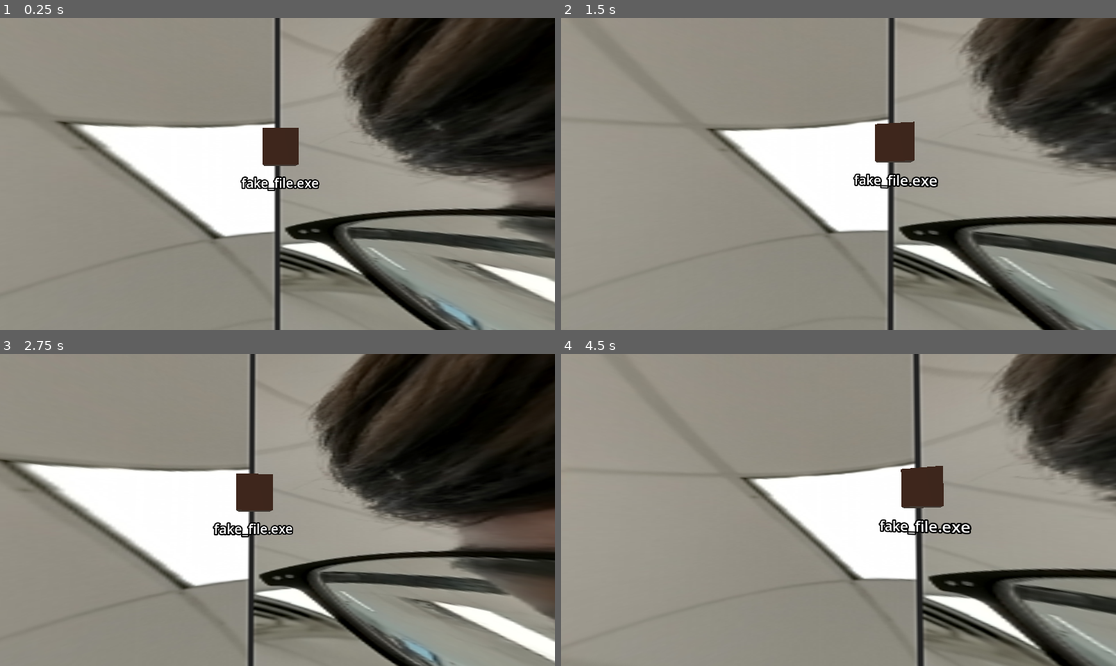
Above: before the commit, frames 1-4 (two rows, left to right).
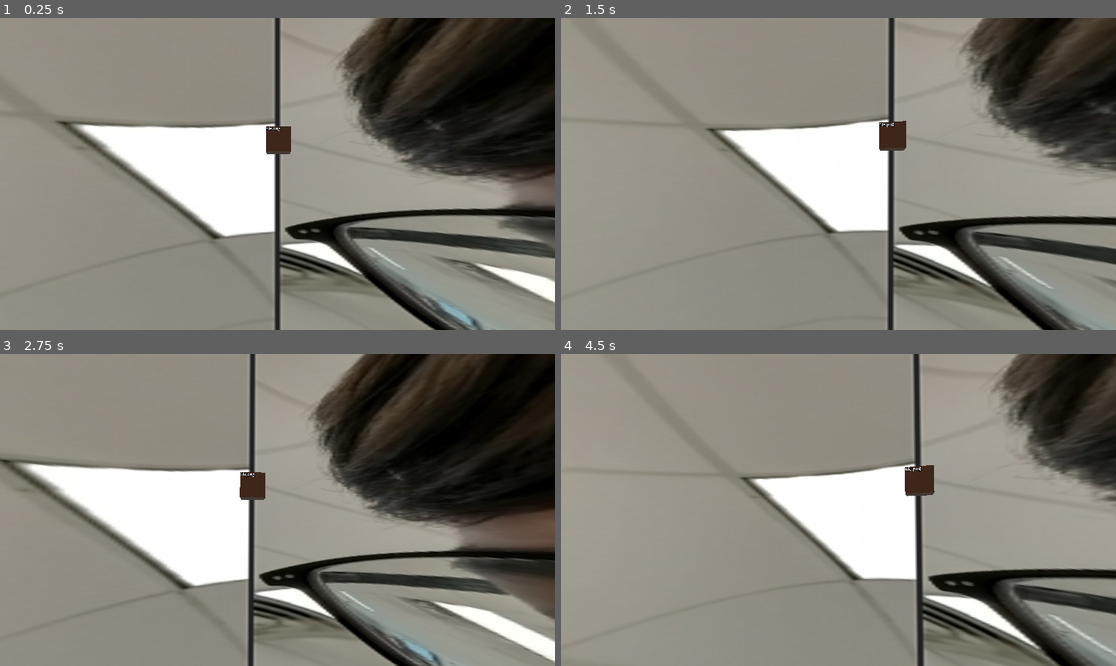
Above: after the commit, the same moments.

Repository: KobiWare/Feiler-File-Manager-2.0
Game: Godot game, scene res://scenes/main.tscn
Two runs of this game, one before a commit and one after it. Both use one fixed random seed, a clock stepped at 60 frames per second and the inputs below. Before the commit the project starts from res://assets/main.tscn.
Inputs (mouse positions are in pixels of both pictures, inside the frame that each line leads up to):
- Up to frame 1 (0.25 s): no input
- Up to frame 2 (1.5 s): tap Enter (ui_accept) at 0.5, 0.77, 1.25 s; move the mouse to (866, 174) at 0.52 s; hold Up (ui_up) from 0.53 s (still down); tap Q at 0.6 s; move the mouse to (810, 174) at 1.27 s; tap E at 1.35 s
- Up to frame 3 (2.75 s): keep holding Up (ui_up); tap Enter (ui_accept) at 1.52, 2 s; move the mouse to (288, 503) at 2.02 s; tap Shift at 2.1 s
- Up to frame 4 (4.5 s): keep holding Up (ui_up); tap Enter (ui_accept) at 2.75, 3.02, 3.5, 3.77, 4.25 s; move the mouse to (832, 516) at 2.77 s; tap Alt at 2.85 s; move the mouse to (877, 513) at 3.52 s; tap Q at 3.6 s; move the mouse to (794, 506) at 4.27 s; tap E at 4.35 s

The runs differ from the first frame. In frame 1, 0.8% of the frame differs, in the area x 43-58%, y 34-56%; in frame 2, 1.0%; in frame 3, 0.9%; in frame 4, 1.1%, in the area x 57-74%, y 35-59%.

Commit message:
I don't even know anymore

Diff:
--- a/project.godot
+++ b/project.godot
@@ -11,7 +11,7 @@
 [application]
 
 config/name="Feiler"
-run/main_scene="res://assets/main.tscn"
+run/main_scene="res://scenes/main.tscn"
 config/features=PackedStringArray("4.0", "Forward Plus")
 boot_splash/image="res://assets/Annotation 2023-03-30 094236.png"
 config/icon="res://icon.svg"
--- a/assets/main.tscn
+++ b/scenes/main.tscn
@@ -43,9 +43,14 @@
 shape = SubResource("BoxShape3D_b4xj5")
 
 [node name="Label3D" type="Label3D" parent="File"]
-transform = Transform3D(-1, 0, -8.74228e-08, 0, 1, 0, 8.74228e-08, 0, -1, -1.20007e-06, 0.971506, 11)
+transform = Transform3D(-0.401, 0, -6.05493e-08, 0, 0.401, 0, 6.05493e-08, 0, -0.401, 0.493277, 2.527, 10.499)
 pixel_size = 0.0121
-text = "Folder Name"
+text = "File Name
+"
+horizontal_alignment = 0
+vertical_alignment = 0
+autowrap_mode = 1
+width = 200.0
 script = ExtResource("3_bv6ff")
 
 [node name="MeshInstance3D" type="MeshInstance3D" parent="File"]
--- a/scripts/Directory.gd
+++ b/scripts/Directory.gd
@@ -10,7 +10,7 @@
 	# 2 is executable
 	var type
 
-	# Size in MB
+	# Size in KB
 	# TODO:
 	var size
 	var dir
@@ -18,8 +18,14 @@
 	func _init(name, type, dir):
 		self.name = name
 		self.type = type
-		self.size = 1
 		self.dir = dir
+		var file = FileAccess.open(dir + name, FileAccess.READ)
+		if file != null:
+			self.size = file.get_length() / 1000
+		else:
+			print("test")
+			self.size = 1
+
 
 	func openInExplorer():
 		# TODO: this will open the path to the file in file explorer
--- a/scripts/FileCollision.gd
+++ b/scripts/FileCollision.gd
@@ -15,13 +15,19 @@
 
 func _init():
 	# for testing,
-	setFile(Directory.File.new("fake_file.exe", 2, "C:/"))
+	setFile(Directory.File.new("file.png", 2, "res://assets/"))
+	print(file.size)
+	print(scale, position)
+	scale *= file.size
+	#position /= file.size
+	print(scale, position)
 
 func _on_mouse_entered():
 	pass # Replace with function body.
 
 func _on_mouse_exited():
 	pass
+
 
 
 func _on_input_event(camera, event, position, normal, shape_idx):
--- a/scripts/panosky.gd
+++ b/scripts/panosky.gd
@@ -19,8 +19,8 @@
 							return
 		var desktoptexture = ImageTexture.new()
 		desktoptexture.set_image(desktopimage)
-		print(desktopimage, desktoptexture)
+		#print(desktopimage, desktoptexture)
 		var newsky = PanoramaSkyMaterial.new()
 		newsky.set_panorama(desktoptexture)
-		print(newsky)
+		#print(newsky)
 		environment.sky.set_material(newsky)
Binary file added: assets/file.png
Not shown, added: assets/file.png.import
Binary file added: assets/folder.png
Not shown, added: assets/folder.png.import
